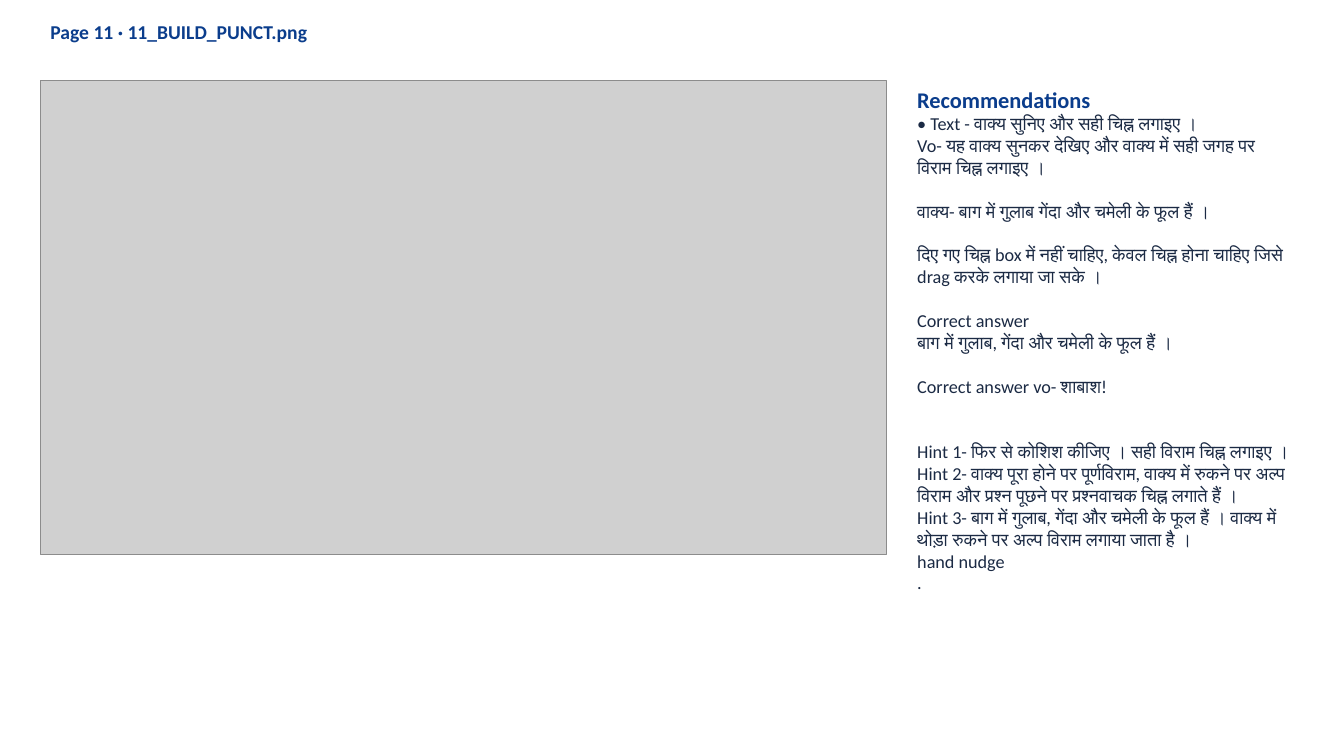
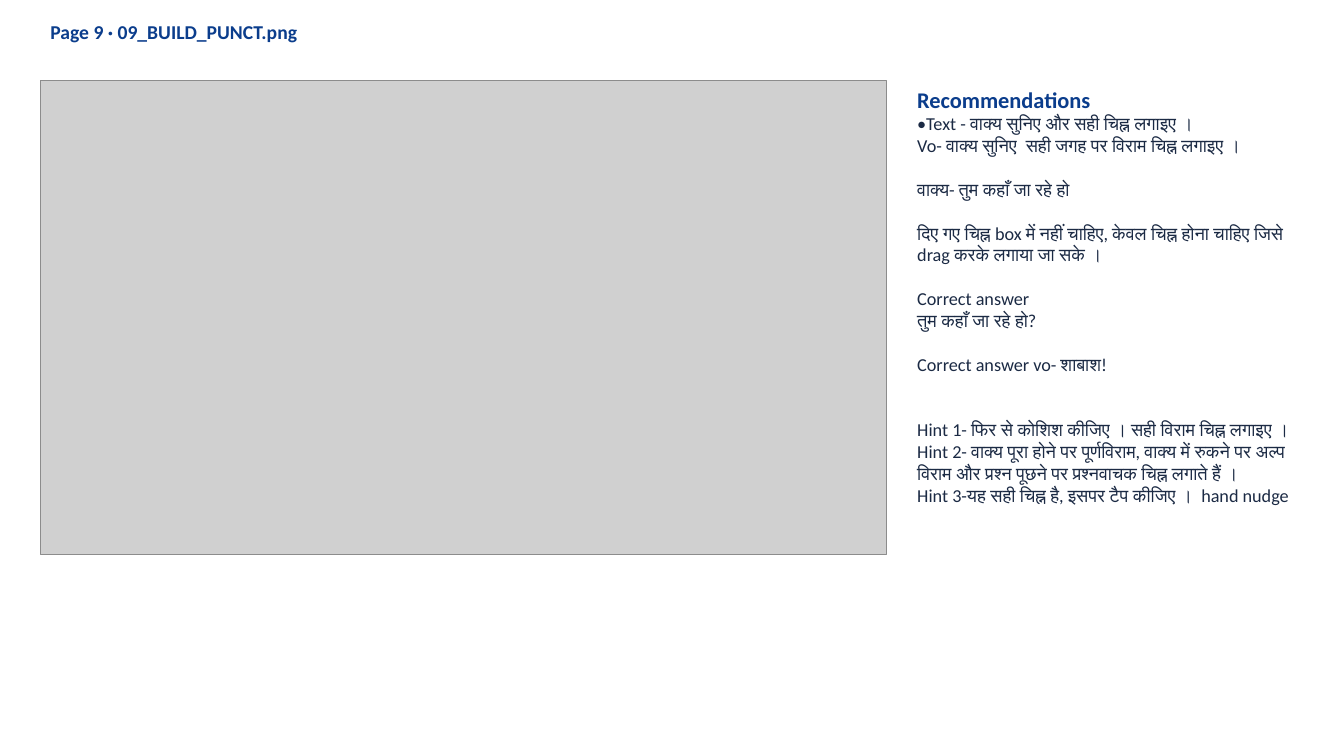
Before and after one commit to 25606mohnish2020-commits/HI02H12_L01_S01, a slide deck: slide 14 of HI02H12_L01_S01_dist-20261019T060950Z-1-001/HI02H12_L01_S01_dist/HI02H12_L01_S01_review.pptx. Drawn at 1344x756 pixels with LibreOffice and Linux fonts; fonts in the diff are those of the drawing; grey boxes stand for pictures. Boxes give left, top, right and bottom in pixels: in the first picture for what was removed or moved away, otherwise in the second. Text is boxed around its words. In the diff, an @@ line names an element or a change of style, - is before the commit and + after.

```diff
--- a/HI02H12_L01_S01_dist-20261019T060950Z-1-001/HI02H12_L01_S01_dist/HI02H12_L01_S01_review.pptx
+++ b/HI02H12_L01_S01_dist-20261019T060950Z-1-001/HI02H12_L01_S01_dist/HI02H12_L01_S01_review.pptx
@@ text at (50, 26, 298, 43): text changed @@
-Page 11 · 11_BUILD_PUNCT.png
+Page 9 · 09_BUILD_PUNCT.png
@@ text at (917, 116, 1223, 201): text changed @@
-• Text - वाक्य सुनिए और सही चिह्न लगाइए ।
-Vo- यह वाक्य सुनकर देखिए और वाक्य में सही जगह पर विराम चिह्न लगाइए ।
-वाक्य- बाग में गुलाब गेंदा और चमेली के फूल हैं ।
+•Text - वाक्य सुनिए और सही चिह्न लगाइए ।
+Vo- वाक्य सुनिए सही जगह पर विराम चिह्न लगाइए ।
+वाक्य- तुम कहाँ जा रहे हो
@@ text at (917, 313, 1036, 332): text changed @@
-बाग में गुलाब, गेंदा और चमेली के फूल हैं ।
+तुम कहाँ जा रहे हो?
@@ text at (917, 488, 1289, 505): text changed @@
-Hint 3- बाग में गुलाब, गेंदा और चमेली के फूल हैं । वाक्य में थोड़ा रुकने पर अल्प विराम लगाया जाता है ।
-hand nudge
-.
+Hint 3-यह सही चिह्न है, इसपर टैप कीजिए । hand nudge
```
Also in this commit, not shown: 14 other slides changed, 2 slides added, 1 slide removed, 1 other file.
